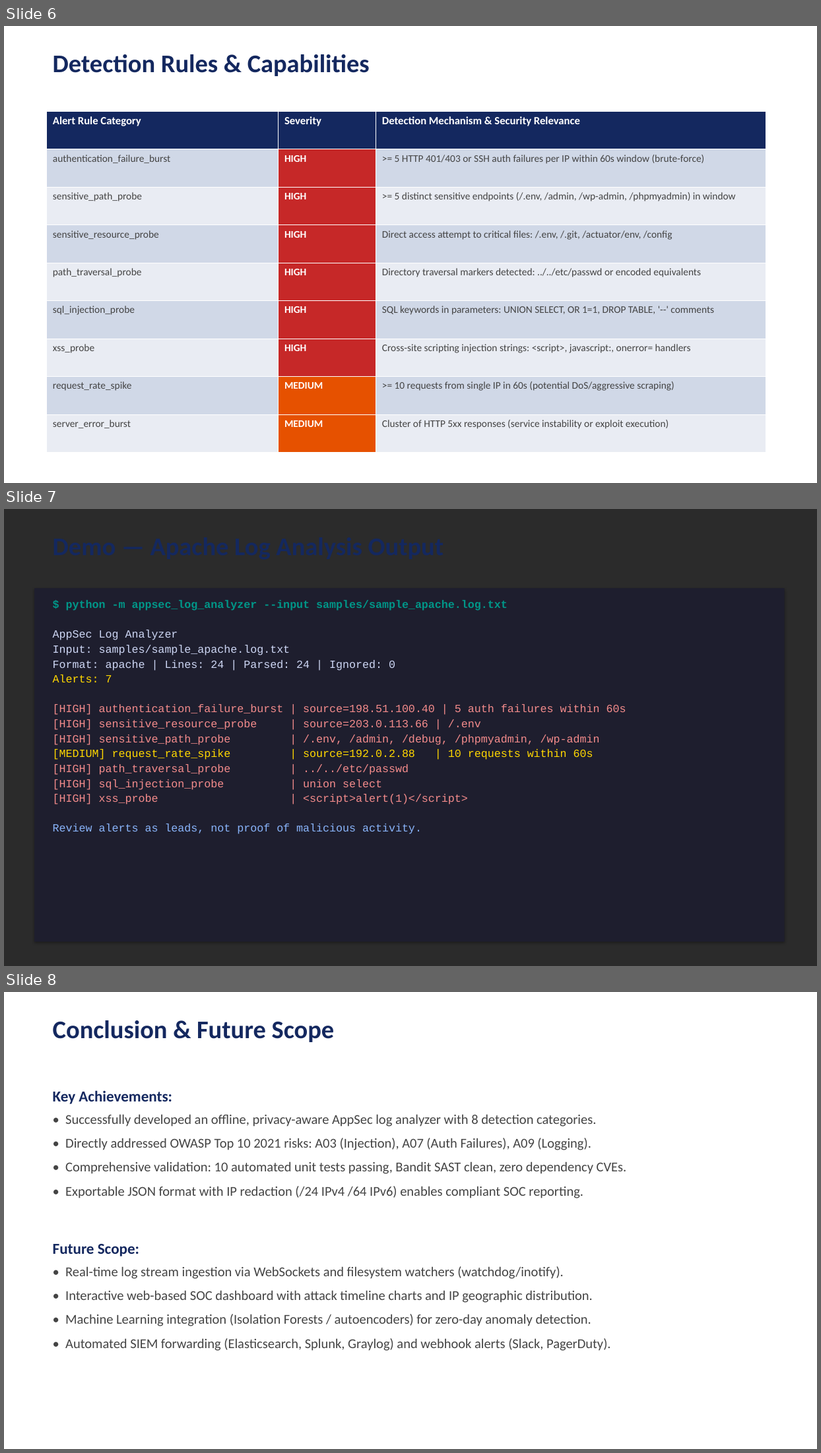
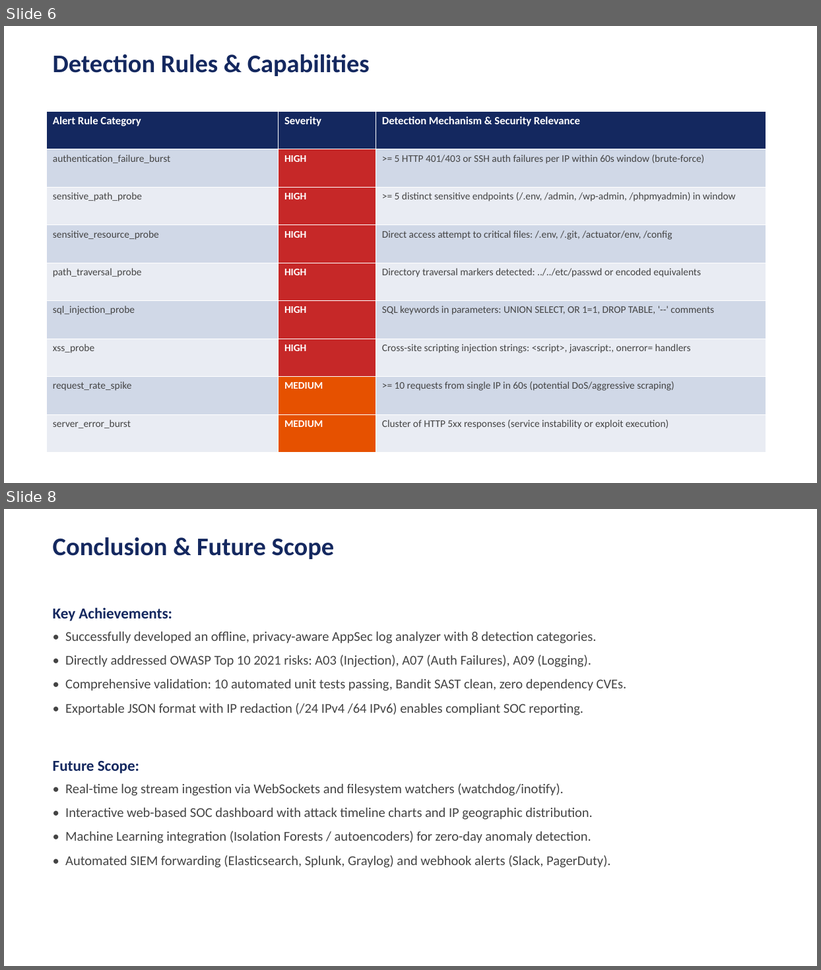
Before and after one commit to vijjada/PROJECT-NAME---LOG-FILE-ANALYZER-FOR-INTRUSION-DETECTION, a slide deck: docs/AppSec_Log_Analyzer_Presentation.pptx. Shown one above the other, each under a label of ours: slides 6, 7 and 8 before the commit, slides 6 and 8 after it; the slides between them are not shown. The pictures are 821x1453 and 821x970 pixels, drawn with LibreOffice and Linux fonts; fonts in the diff are those of the drawing; background and template pictures are left out; a plain dark background stands for a picture behind light text. Boxes give left, top, right and bottom in pixels: in the first picture for what was removed or moved away, otherwise in the second. Text is boxed around its words. In the diff, an @@ line names an element or a change of style, - is before the commit and + after.

Commit message:
Update Slide 7 with live terminal execution screenshot

```diff
--- a/docs/AppSec_Log_Analyzer_Presentation.pptx
+++ b/docs/AppSec_Log_Analyzer_Presentation.pptx
@@ slide 7 removed at [4,509,817,966], background picture (left out) @@
@@ text removed at [47,527,565,576] @@
-Demo — Apache Log Analysis Output
@@ rectangle removed at [34,588,785,942] @@
@@ text removed at [53,600,626,834] @@
-$ python -m appsec_log_analyzer --input samples/sample_apache.log.txt
-AppSec Log Analyzer
-Input: samples/sample_apache.log.txt
-Format: apache | Lines: 24 | Parsed: 24 | Ignored: 0
-Alerts: 7
-[HIGH] authentication_failure_burst | source=198.51.100.40 | 5 auth failures within 60s
-[HIGH] sensitive_resource_probe | source=203.0.113.66 | /.env
-[HIGH] sensitive_path_probe | /.env, /admin, /debug, /phpmyadmin, /wp-admin
-[MEDIUM] request_rate_spike | source=192.0.2.88 | 10 requests within 60s
-[HIGH] path_traversal_probe | ../../etc/passwd
-[HIGH] sql_injection_probe | union select
-[HIGH] xss_probe | <script>alert(1)</script>
-Review alerts as leads, not proof of malicious activity.
```
Also in this commit, not shown: 1 slide added, 1 other file.
